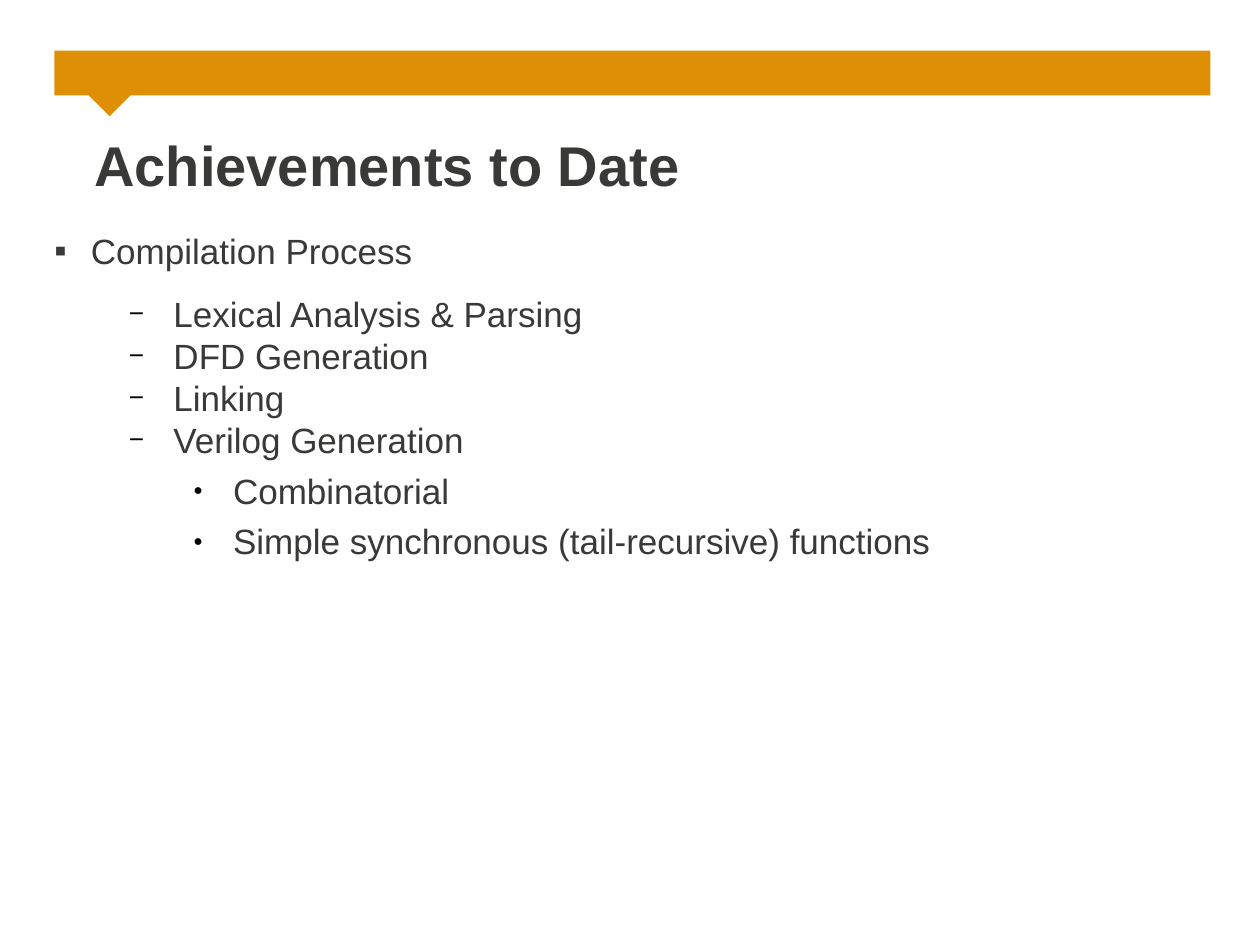
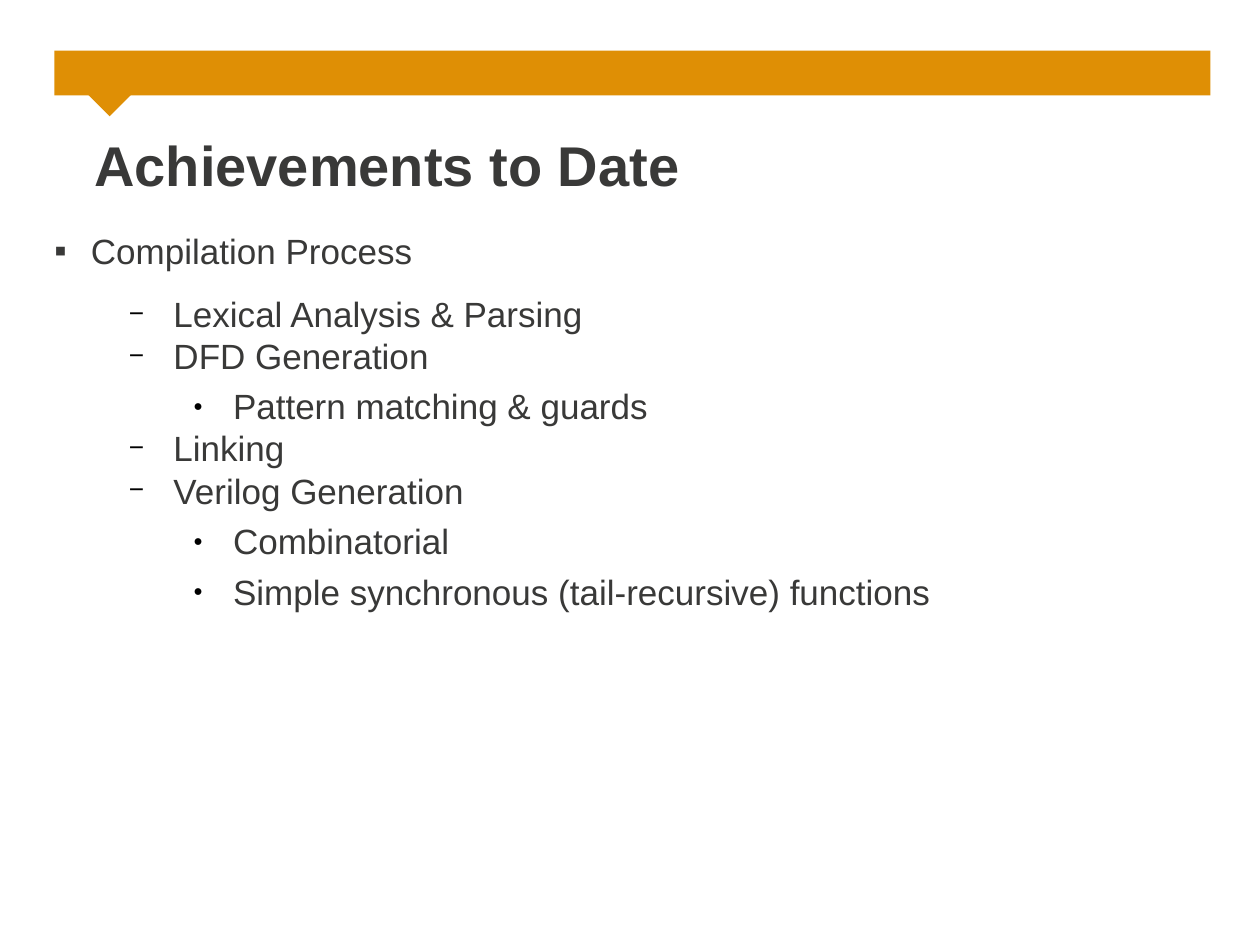
Before and after one commit to rdnetto/H2V, a slide deck: slide 16 of docs/Design Presentation/Presentation.odp (slide 18 before the commit). Drawn at 1260x945 pixels with LibreOffice and Linux fonts; fonts in the diff are those of the drawing; background and template pictures are left out. Boxes give left, top, right and bottom in pixels: in the first picture for what was removed or moved away, otherwise in the second. Text is boxed around its words. In the diff, an @@ line names an element or a change of style, - is before the commit and + after.

```diff
--- a/docs/Design Presentation/Presentation.odp
+++ b/docs/Design Presentation/Presentation.odp
@@ text at [233,393,648,426]: paragraph added @@
+    ● Pattern matching & guards
```
Also in this commit, not shown: 4 other slides changed, 1 slide added, 3 slides removed, 1 other file.
